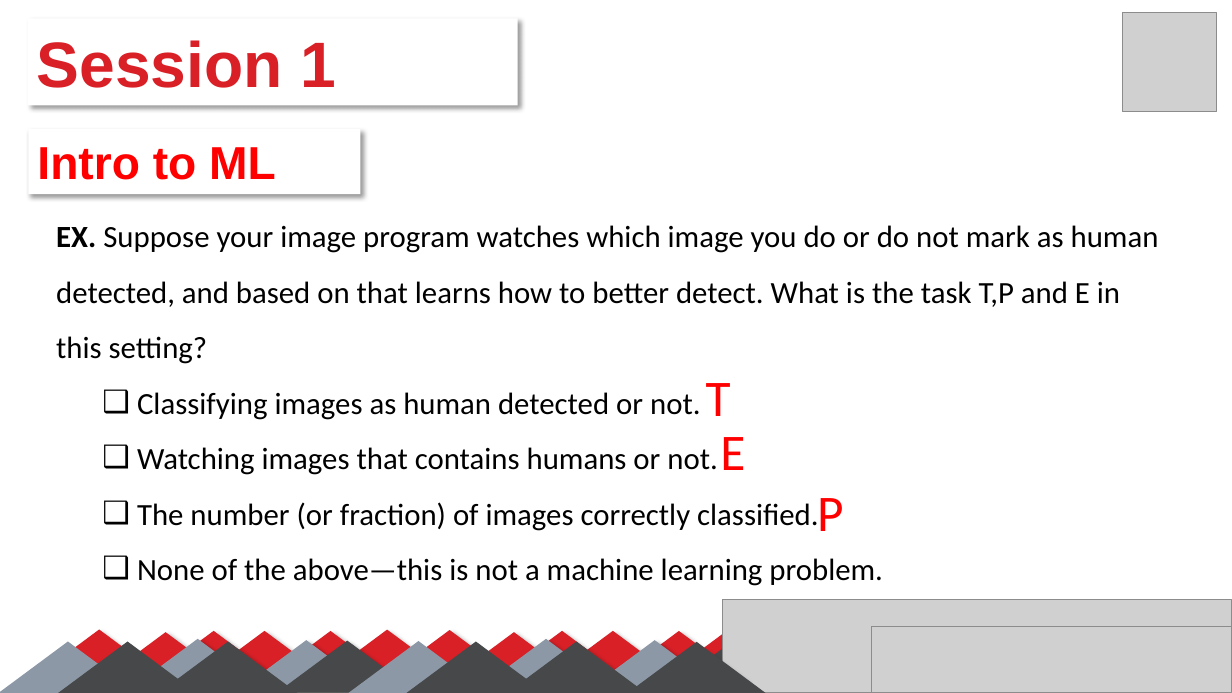
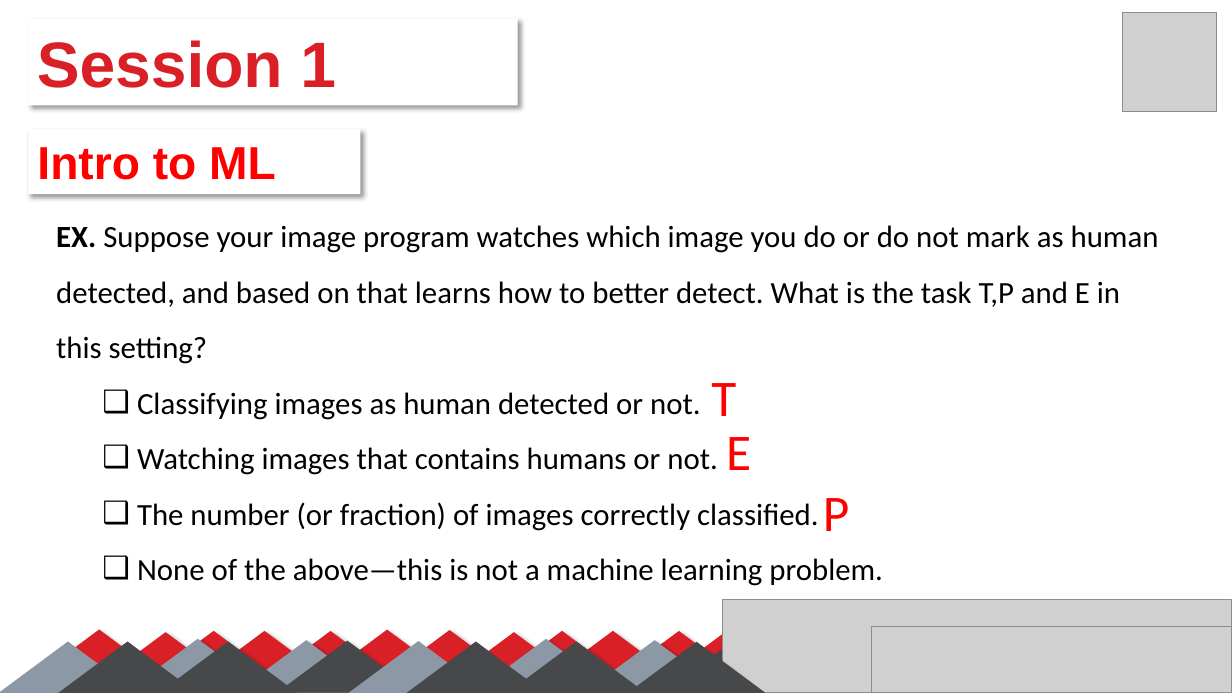
Before and after one commit to SalmaGira/machine-learning-workshop-Kvector, a slide deck: slide 5 of Sessions/Session 1/Session_01.pptx. Drawn at 1232x693 pixels with LibreOffice and Linux fonts; fonts in the diff are those of the drawing; grey boxes stand for pictures. Boxes give left, top, right and bottom in pixels: in the first picture for what was removed or moved away, otherwise in the second. Text is boxed around its words. In the diff, an @@ line names an element or a change of style, - is before the commit and + after.

```diff
--- a/Sessions/Session 1/Session_01.pptx
+++ b/Sessions/Session 1/Session_01.pptx
@@ 3 texts: place and size @@
-3 texts at (706,383,843,531)
+3 texts at (711,383,849,531)
```
Also in this commit, not shown: 4 other files.
